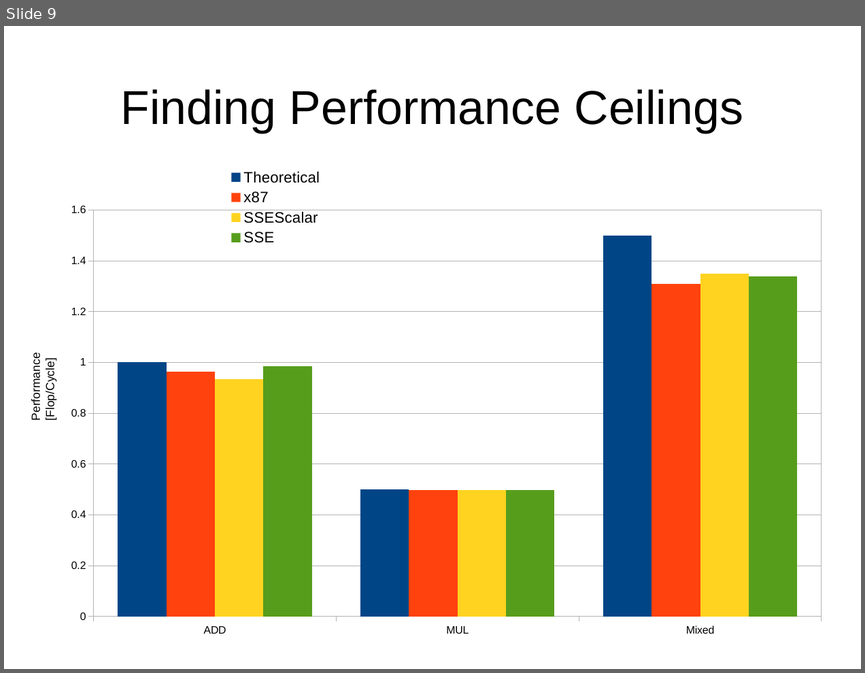
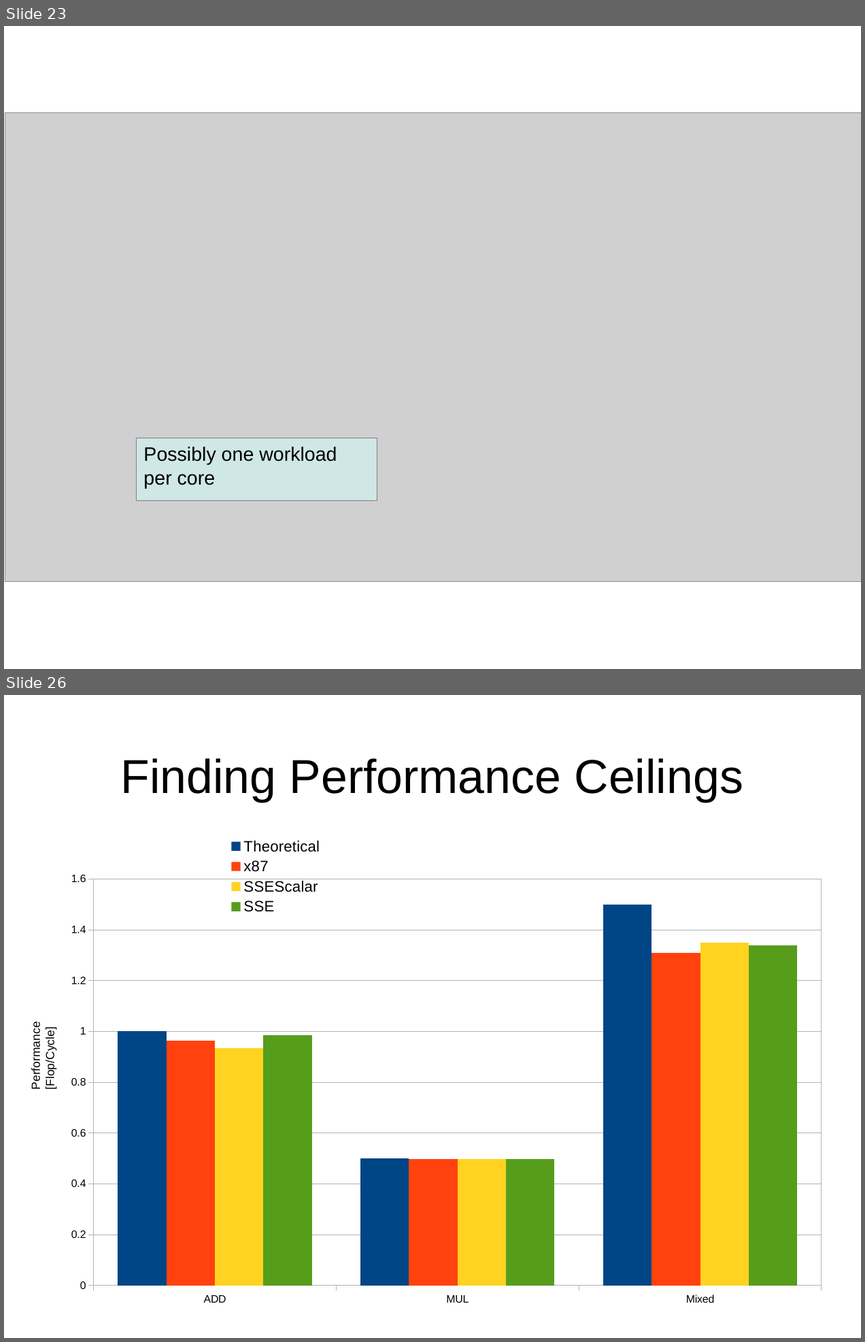
Before and after one commit to GeorgOfenbeck/Thesis_Steinmann, a slide deck: presentation.odp. Shown one above the other, each under a label of ours: slide 9 before the commit, slides 23 and 26 after it; the slides between them are not shown. The pictures are 865x673 and 865x1342 pixels, drawn with LibreOffice and Linux fonts; fonts in the diff are those of the drawing; grey boxes stand for pictures. Boxes give left, top, right and bottom in pixels: in the first picture for what was removed or moved away, otherwise in the second. Text is boxed around its words. In the diff, an @@ line names an element or a change of style, - is before the commit and + after.

```diff
--- a/presentation.odp
+++ b/presentation.odp
@@ slide 23 added at (4, 26, 861, 669), background #FFFFFF @@
@@ picture added at (5, 112, 861, 581) @@
@@ rectangle added at (136, 438, 377, 500), fill #CFE7E5, outline #808080 0 pt, 18 pt, text #000000 @@
+Possibly one workload
+per core
@@ what was slide 9 is now slide 26 @@
```
Also in this commit, not shown: 2 slides changed, 18 other slides added, 2 slides removed.
